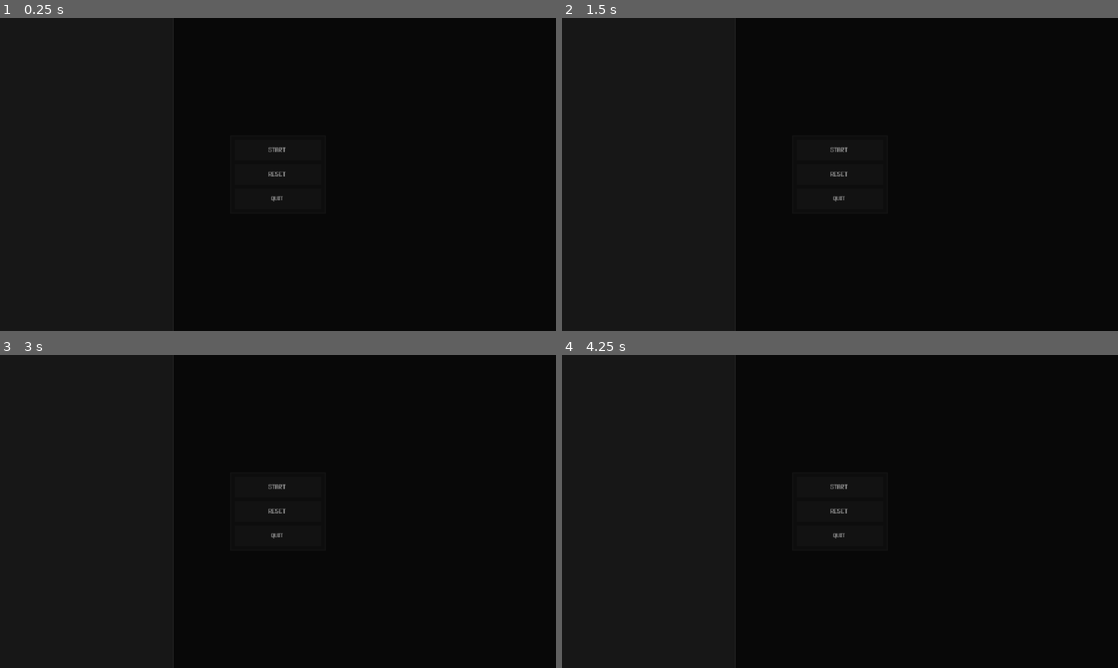
Above: before the commit, frames 1-4 (two rows, left to right).
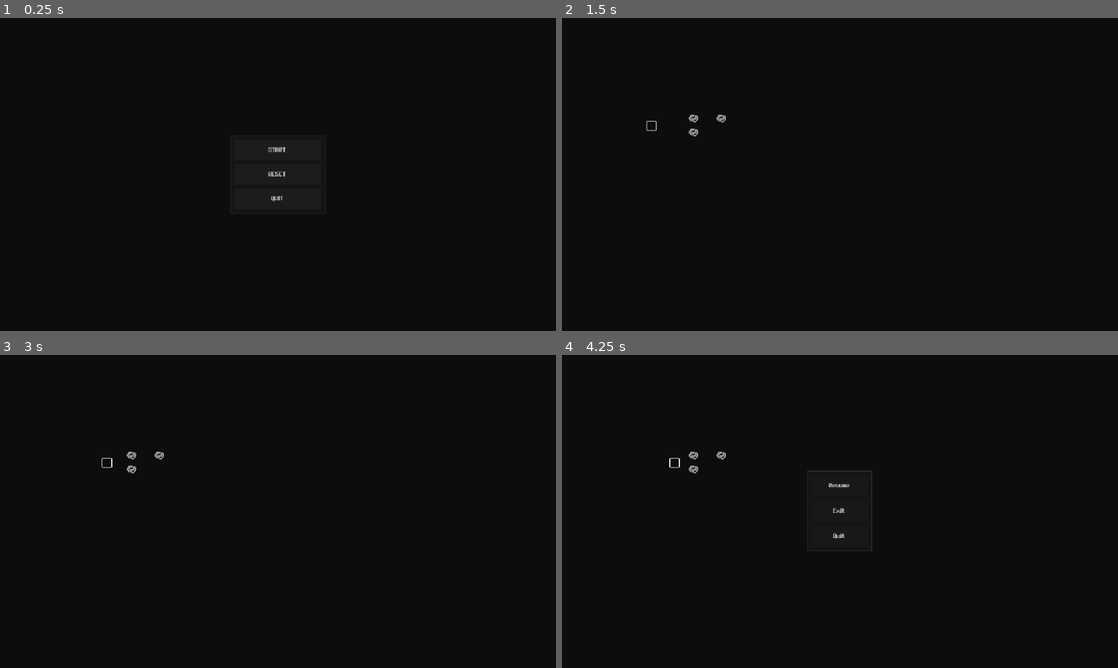
Above: after the commit, the same moments.

Repository: refrka/RPG-11
Game: Godot game, scene res://root.tscn
The game is run twice, just before and just after one commit, with the same random seed, the same clock (stepped at 60 frames per second) and the same inputs.
Inputs (mouse positions are in pixels of both pictures, inside the frame that each line leads up to):
- Up to frame 1 (0.25 s): no input
- Up to frame 2 (1.5 s): click "START" at 0.5 s; click (840, 149) at 1.25 s, where only the run before the commit has a clickable "START"
- Up to frame 3 (3 s): click (278, 511) at 2 s, where only the run before the commit has a clickable "RESET"; tap Enter at 2.75 s; move the mouse to (400, 495) at 2.77 s; hold D (move_right) from 2.78 s (still down); hold E (interact) from 2.78 s (still down); click (400, 495) at 2.92 s
- Up to frame 4 (4.25 s): tap Tab (profile) at 3.05, 3.6 s; tap Space at 3.5 s; move the mouse to (728, 527) at 3.52 s; release D (move_right) at 3.53 s; release E (interact) at 3.53 s; hold Escape (back) from 3.53 s (still down); tap E (interact) at 3.8 s

The runs differ from the first frame. In frame 1, less than 0.1% of the frame differs, in the area x 48-52%, y 41-59%; in frame 2, 0.2%; in frame 3, 0.2%; in frame 4, 0.3%, in the area x 19-56%, y 30-63%.

Commit message:
Overlay, profile

Diff:
--- a/main/autoloads/Game.gd
+++ b/main/autoloads/Game.gd
@@ -18,7 +18,7 @@
 
 var game_state: GameState
 
-
+var pause_source_count:= 0
 
 
 func _ready() -> void:
@@ -60,6 +60,32 @@
 
 
 
+func add_pause_source() -> void:
+
+	pause_source_count += 1
+
+	if not get_tree().paused:
+
+		set_pause_state(true)
+
+
+
+func remove_pause_source() -> void:
+
+	if pause_source_count > 0:
+
+		pause_source_count -= 1
+
+	if pause_source_count == 0:
+
+		if get_tree().paused:
+
+			set_pause_state(false)
+
+
+
+
+
 func save() -> void:
 
 	Data.save()
--- /dev/null
+++ b/main/autoloads/UI.gd
@@ -0,0 +1,45 @@
+extends Node
+
+
+
+
+
+var overlay_registry: Dictionary[Script, Overlay]
+
+
+var active_overlays: Array[Overlay]
+
+
+
+
+
+func _ready() -> void:
+
+	process_mode = PROCESS_MODE_ALWAYS
+
+
+
+
+
+func register_overlay(overlay: Overlay) -> void:
+
+	overlay_registry[overlay.get_script()] = overlay
+
+
+
+
+
+
+func add_overlay(overlay: Overlay) -> void:
+
+	active_overlays.append(overlay)
+
+	overlay._activate()
+
+
+
+func remove_overlay(overlay: Overlay) -> void:
+
+	overlay._deactivate()
+
+	active_overlays.erase(overlay)
--- a/main/components/player_movement_component.gd
+++ b/main/components/player_movement_component.gd
@@ -18,6 +18,10 @@
 var _move_up_pressed:= false
 
 var _move_down_pressed:= false
+
+
+
+
 
 
 func _set_face_dir(dir: Vector2) -> void:
@@ -79,6 +83,10 @@
 
 		_set_face_dir(input_dir)
 
+	if Input.get_vector("move_left", "move_right", "move_up", "move_down") == Vector2.ZERO:
+
+		input_dir = Vector2.ZERO
+
 	var velocity = input_dir * (100.0)
 
 	_entity.velocity = velocity
--- /dev/null
+++ b/main/ui/overlay.gd
@@ -0,0 +1,47 @@
+class_name Overlay extends MarginContainer
+
+
+
+
+
+
+
+func _ready() -> void:
+
+	UI.register_overlay(self)
+
+	_deactivate()
+
+
+
+
+
+
+
+
+func _activate() -> void:
+
+	show()
+
+
+
+
+func _deactivate() -> void:
+
+	hide()
+
+
+
+
+
+
+
+
+
+
+
+
+
+func is_active() -> bool:
+
+	return visible
--- /dev/null
+++ b/main/ui/overlays/profile_overlay.gd
@@ -0,0 +1,40 @@
+class_name ProfileOverlay extends Overlay
+
+
+
+
+
+
+
+
+func _activate() -> void:
+
+	super()
+
+	Game.add_pause_source()
+
+
+
+
+func _deactivate() -> void:
+
+	super()
+
+	Game.remove_pause_source()
+
+
+
+
+
+
+func _unhandled_input(event: InputEvent) -> void:
+
+	if event.is_action_pressed("profile"):
+
+		if visible:
+
+			UI.remove_overlay(self)
+
+		else:
+
+			UI.add_overlay(self)
--- a/main/ui/profile_overlay.gd
+++ /dev/null
@@ -1 +0,0 @@
-class_name ProfileOverlay extends MarginContainer
--- a/project.godot
+++ b/project.godot
@@ -21,6 +21,7 @@
 Scenes="*uid://bydgrtfufbowh"
 Data="*uid://13qnbhjalbke"
 Inputs="*uid://xumvqrmspwx5"
+UI="*uid://dgtjivdbk3ut8"
 
 [display]
 
@@ -71,11 +72,6 @@
 "events": [Object(InputEventKey,"resource_local_to_scene":false,"resource_name":"","device":-1,"window_id":0,"alt_press …(195 unchanged characters)…
 ]
 }
-close_window={
-"deadzone": 0.2,
-"events": [Object(InputEventKey,"resource_local_to_scene":false,"resource_name":"","device":-1,"window_id":0,"alt_pressed":false,"shift_pressed":false,"ctrl_pressed":false,"meta_pressed":false,"pressed":false,"keycode":0,"physical_keycode":4194306,"key_label":0,"unicode":0,"location":0,"echo":false,"script":null)
-]
-}
 interact={
 "deadzone": 0.2,
 "events": [Object(InputEventKey,"resource_local_to_scene":false,"resource_name":"","device":-1,"window_id":0,"alt_press …(192 unchanged characters)…
--- a/resources/config/game_active_input_config.tres
+++ b/resources/config/game_active_input_config.tres
@@ -4,5 +4,5 @@
 
 [resource]
 script = ExtResource("1_u41f5")
-allowed_actions = Array[StringName]([&"back", &"move_left", &"move_right", &"move_up", &"move_down", &"interact", &"attack", &"profile", &"close_window"])
+allowed_actions = Array[StringName]([&"back", &"move_left", &"move_right", &"move_up", &"move_down", &"interact", &"attack", &"profile"])
 metadata/_custom_type_script = "uid://cih60cscjs4e3"
--- a/root.tscn
+++ b/root.tscn
@@ -5,6 +5,7 @@
 [ext_resource type="Script" uid="uid://borv16m0eme7q" path="res://main/world.gd" id="3_jnlp7"]
 [ext_resource type="PackedScene" uid="uid://dm6evso3ym8f3" path="res://main/locations/location_1/location_1a.tscn" id="4_jnlp7"]
 [ext_resource type="PackedScene" uid="uid://cj5ekwd1glefl" path="res://main/ui/game_menu.tscn" id="5_jnlp7"]
+[ext_resource type="Script" uid="uid://dmuf1mmjv0dtt" path="res://main/ui/overlays/profile_overlay.gd" id="5_l8v81"]
 
 [node name="Root" type="Node" unique_id=1987040066]
 script = ExtResource("1_pyidc")
@@ -72,6 +73,7 @@
 mouse_filter = 2
 
 [node name="ProfileOverlay" type="MarginContainer" parent="OverlayCanvas/OverlayRoot" unique_id=1812651762]
+process_mode = 3
 layout_mode = 1
 anchors_preset = 15
 anchor_right = 1.0
@@ -79,6 +81,7 @@
 grow_horizontal = 2
 grow_vertical = 2
 mouse_filter = 2
+script = ExtResource("5_l8v81")
 
 [node name="ColorRect" type="ColorRect" parent="OverlayCanvas/OverlayRoot/ProfileOverlay" unique_id=1486629222]
 layout_mode = 2
Not shown, added: main/autoloads/UI.gd.uid
Not shown, added: main/ui/overlay.gd.uid
Renamed: main/ui/profile_overlay.gd.uid -> main/ui/overlays/profile_overlay.gd.uid
Binary file added: resources/textures/items/weapons/sword_texture.png
Not shown, added: resources/textures/items/weapons/sword_texture.png.import
